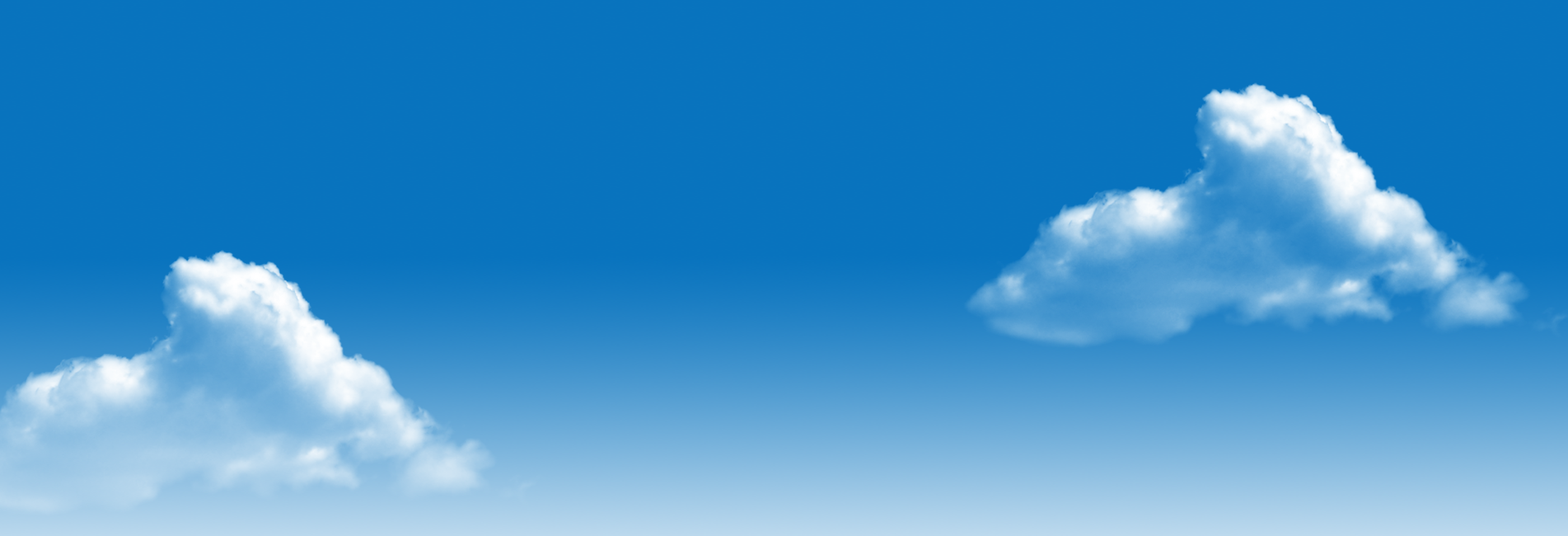
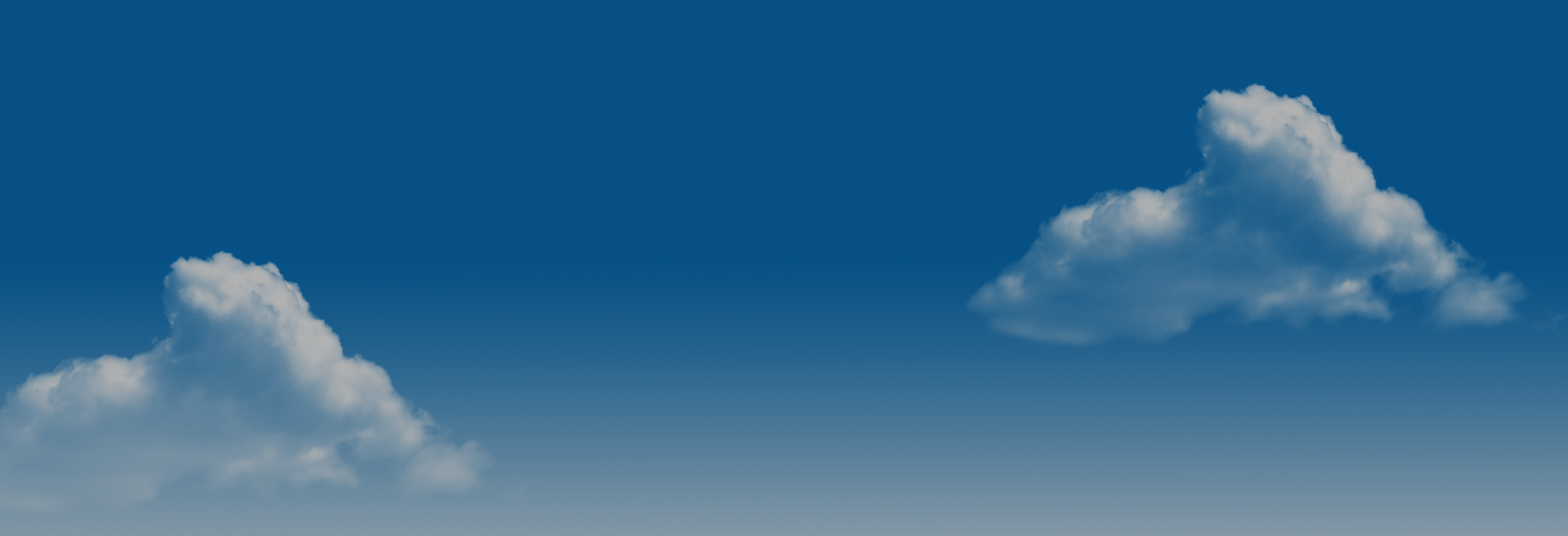
The second 1568x536 image is a revision of the first. Changes to its layers:
added layer "Rettangolo 1" (30%) above "NUVOLA copia" over [0, 0, 1568, 536]
